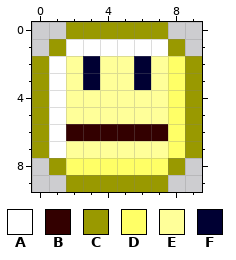
Two versions of one pixel-art sprite, public/themes/default/img/smileys/unsure.png. This is how it looked before the edit.
The file is 10x10 pixels.
Palette (. is transparent): A #ffffff  B #330000  C #999900  D #ffff66  E #ffff99  F #000033
Pixels before, first column x 0:
 0 ..CCCCCC..
 1 .CAAAAAAC.
 2 CAEFEEFEDC
 3 CAEFEEFEDC
 4 CAEEEEEEDC
 5 CAEEEEEEDC
 6 CABBBBBBDC
 7 CAEEEEEEDC
 8 .CDDDDDDC.
 9 ..CCCCCC..
The result:
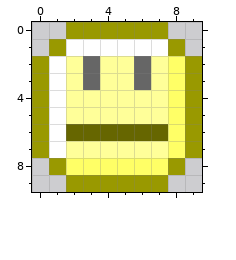
Edits made:
Colour B changes from #330000 to #666600.
Colour F changes from #000033 to #666666.
Changed places in both pictures, as pixel boxes (x1, y1, x2, y2):
changed: (66, 56, 168, 141)
